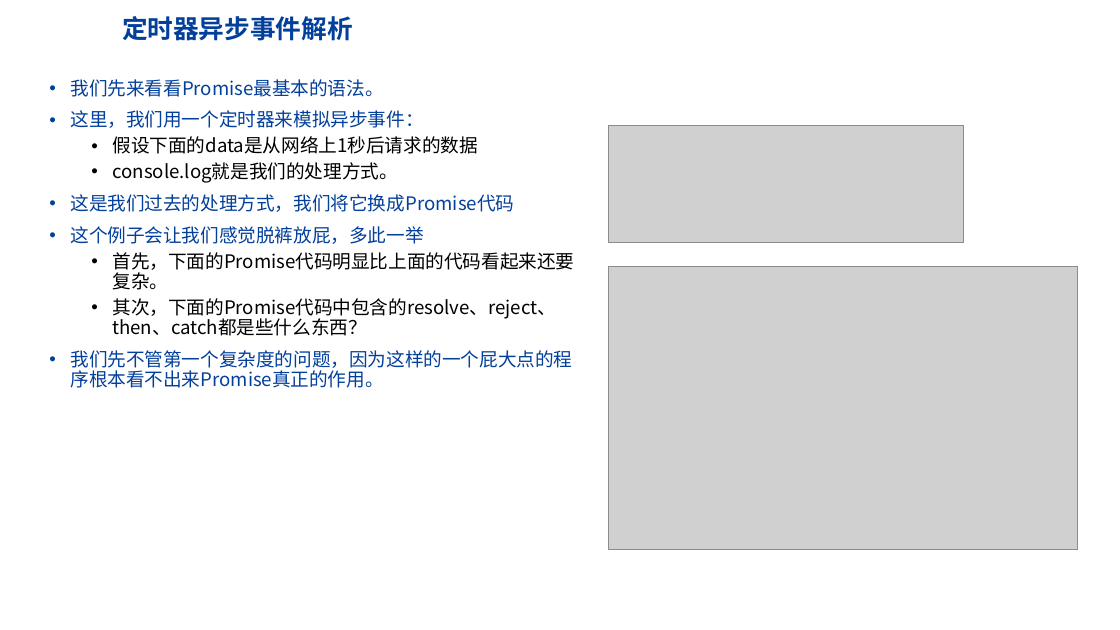
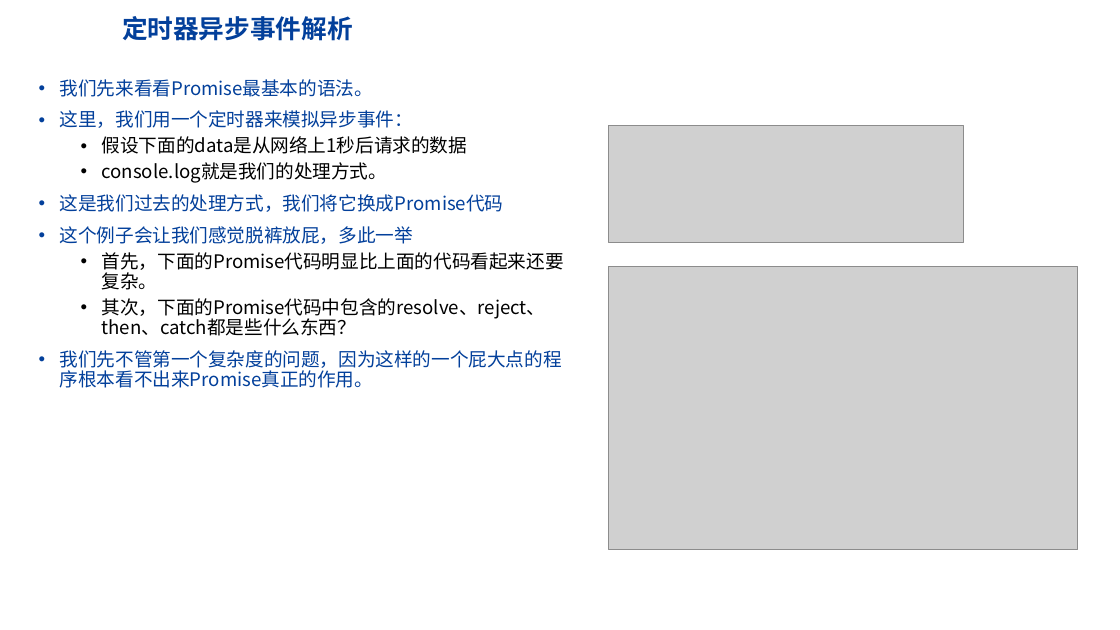
Before and after one commit to highh5/highh5.github.io, a slide deck: slide 4 of 其它提交/promise.pptx. Drawn at 1120x630 pixels with LibreOffice and Linux fonts; fonts in the diff are those of the drawing; grey boxes stand for pictures; background and template pictures are left out. Boxes give left, top, right and bottom in pixels: in the first picture for what was removed or moved away, otherwise in the second. Text is boxed around its words. In the diff, an @@ line names an element or a change of style, - is before the commit and + after.

```diff
--- a/其它提交/promise.pptx
+++ b/其它提交/promise.pptx
@@ text "我们先来看看Promise最基本的语法。": place and size @@
-text "我们先来看看Promise最基本的语法。" at (70, 79, 574, 388)
+text "我们先来看看Promise最基本的语法。" at (60, 79, 564, 388)
```
Also in this commit, not shown: 1 other slide changed, 4 slides added, 38 other files.
